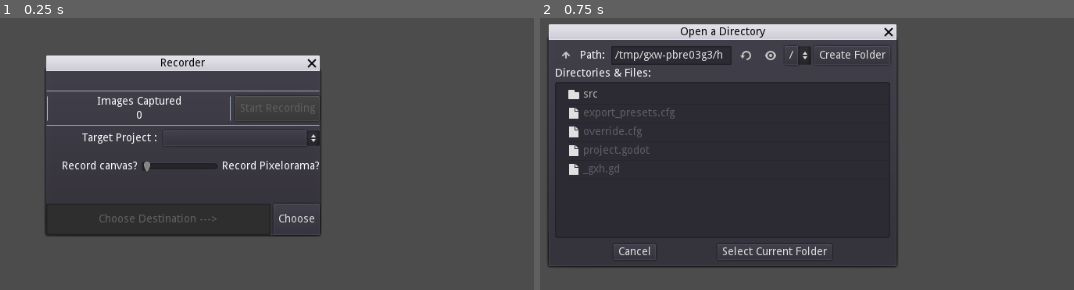
Above: before the commit, frames 1-2 (left to right).
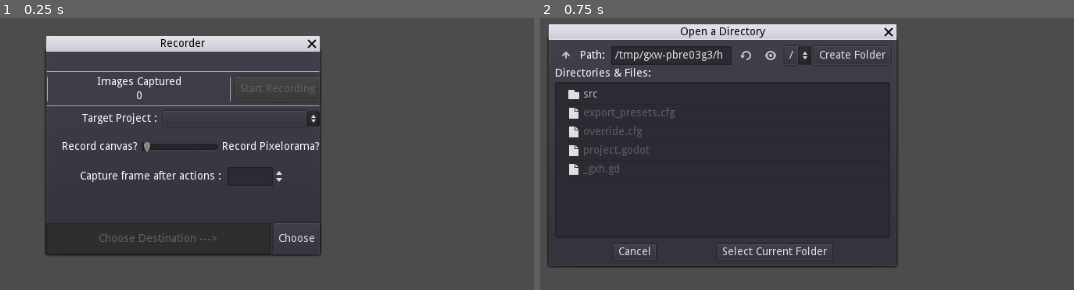
Above: after the commit, the same moments.

Repository: Variable-Interactive/Variable-Store
Game: Godot game, scene res://src/Extensions/Recorder/Dialog/Dialog.tscn
Same seed, same stepped clock (60 frames per second), same inputs: the game is played once before the commit and once after it. This scene is started directly instead of the project's main scene.
Inputs:
- Up to frame 1 (0.25 s): no input
- Up to frame 2 (0.75 s): click "Choose" at 0.5 s

The runs differ from the first frame. In frame 1, 13% of the frame differs, in the area x 8-61%, y 6-88%; in frame 2, nothing differs.
Error before the commit: Invalid call. Nonexistent function 'get_global' in base 'Nil'. (res://src/Extensions/Recorder/Dialog/Dialog.gd:106)
Error after the commit: Invalid call. Nonexistent function 'get_global' in base 'Nil'. (res://src/Extensions/Recorder/Dialog/Dialog.gd:133)

Commit message:
upload Recorder ver 0.2

Diff:
--- a/Code/Recorder/src/Extensions/Recorder/Dialog/Dialog.gd
+++ b/Code/Recorder/src/Extensions/Recorder/Dialog/Dialog.gd
@@ -11,10 +11,14 @@
 var project
 
 var cache :Array = []
+var current_frame_no = -1
 
 var mode = 0
+var chosen_dir = ""
 var save_dir = ""
 var frame_captured = 0
+var skip_amount = 0
+
 
 signal frame_saved
 
@@ -30,17 +34,36 @@
 	connect_undo()
 	cache.clear()
 	frame_captured = 0
+	current_frame_no = skip_amount - 1
 	start_button.text = "Stop Recording"
 	for child in $VBoxContainer.get_children():
 		if !child.is_in_group("visible during recording"):
 			child.visible = false
 	rect_min_size = Vector2(235, 101)
 	rect_size = rect_min_size
+
+	save_dir = chosen_dir
+	# Create a new directory based on time
+	if save_dir.ends_with("/"):
+		save_dir[-1] = ""
+	var folder = str(project.name,
+				 OS.get_time().hour,
+				 "_", OS.get_time().minute,
+				 "_", OS.get_time().second)
+	save_dir = str(save_dir , "/", folder)
+	var dir := Directory.new()
+# warning-ignore:return_value_discarded
+	dir.make_dir_recursive(save_dir)
+
 	capture_frame() # capture first frame
 	$Timer.start()
 
 
 func capture_frame() -> void:
+	current_frame_no += 1
+	if current_frame_no != skip_amount:
+		return
+	current_frame_no = -1
 	var image := Image.new()
 	if mode == Mode.PIXELORAMA:
 		image = get_tree().root.get_viewport().get_texture().get_data()
@@ -70,7 +93,7 @@
 	cache.clear()
 	disconnect_undo()
 	start_button.text = "Start Recording"
-	rect_min_size = Vector2(400, 270)
+	rect_min_size = Vector2(400, 260)
 	for child in $VBoxContainer.get_children():
 		child.visible = true
 
@@ -88,10 +111,6 @@
 	project.undo_redo.connect("version_changed", self, "capture_frame")
 
 
-func _on_Mode_value_changed(value: float) -> void:
-	mode = value
-
-
 func _on_TargetProjectOption_item_selected(index: int) -> void:
 	finalize_recording()
 	project = extension_api.get_global().projects[index]
@@ -99,6 +118,14 @@
 
 func _on_TargetProjectOption_pressed() -> void:
 	refresh_projects_list()
+
+
+func _on_Mode_value_changed(value: float) -> void:
+	mode = value
+
+
+func _on_SpinBox_value_changed(value: float) -> void:
+	skip_amount = value
 
 
 func refresh_projects_list() -> void:
@@ -120,8 +147,8 @@
 
 
 func _on_Path_dir_selected(dir: String) -> void:
-	save_dir = dir
-	path_field.text = save_dir
+	chosen_dir = dir
+	path_field.text = chosen_dir
 	start_button.disabled = false
 
 
--- a/Code/Recorder/src/Extensions/Recorder/Dialog/Dialog.tscn
+++ b/Code/Recorder/src/Extensions/Recorder/Dialog/Dialog.tscn
@@ -4,8 +4,8 @@
 
 [node name="Recorder" type="WindowDialog"]
 margin_right = 350.0
-margin_bottom = 210.0
-rect_min_size = Vector2( 350, 210 )
+margin_bottom = 259.0
+rect_min_size = Vector2( 350, 260 )
 window_title = "Recorder"
 script = ExtResource( 1 )
 __meta__ = {
@@ -137,16 +137,40 @@
 size_flags_horizontal = 3
 text = "Record Pixelorama?"
 
+[node name="Spacer4" type="Control" parent="VBoxContainer"]
+margin_top = 134.0
+margin_right = 350.0
+margin_bottom = 144.0
+rect_min_size = Vector2( 0, 10 )
+
+[node name="SkipActions" type="HBoxContainer" parent="VBoxContainer"]
+margin_top = 148.0
+margin_right = 350.0
+margin_bottom = 172.0
+alignment = 1
+
+[node name="Label" type="Label" parent="VBoxContainer/SkipActions"]
+margin_left = 43.0
+margin_top = 5.0
+margin_right = 228.0
+margin_bottom = 19.0
+text = "Capture frame after actions : "
+
+[node name="SpinBox" type="SpinBox" parent="VBoxContainer/SkipActions"]
+margin_left = 232.0
+margin_right = 306.0
+margin_bottom = 24.0
+
 [node name="Spacer2" type="Control" parent="VBoxContainer"]
-margin_top = 134.0
-margin_right = 350.0
-margin_bottom = 166.0
+margin_top = 176.0
+margin_right = 350.0
+margin_bottom = 216.0
 size_flags_vertical = 3
 
 [node name="Destination" type="HBoxContainer" parent="VBoxContainer"]
-margin_top = 170.0
-margin_right = 350.0
-margin_bottom = 210.0
+margin_top = 220.0
+margin_right = 350.0
+margin_bottom = 260.0
 rect_min_size = Vector2( 0, 40 )
 
 [node name="Path" type="LineEdit" parent="VBoxContainer/Destination"]
@@ -181,6 +205,7 @@
 [connection signal="item_selected" from="VBoxContainer/TargetProject/TargetProjectOption" to="." method="_on_TargetProjectOption_item_selected"]
 [connection signal="pressed" from="VBoxContainer/TargetProject/TargetProjectOption" to="." method="_on_TargetProjectOption_pressed"]
 [connection signal="value_changed" from="VBoxContainer/ScrollContainer/RecordScreen/Mode" to="." method="_on_Mode_value_changed"]
+[connection signal="value_changed" from="VBoxContainer/SkipActions/SpinBox" to="." method="_on_SpinBox_value_changed"]
 [connection signal="pressed" from="VBoxContainer/Destination/Choose" to="." method="_on_Choose_pressed"]
 [connection signal="dir_selected" from="Path" to="." method="_on_Path_dir_selected"]
 [connection signal="timeout" from="Timer" to="." method="_on_Timer_timeout"]
--- a/Code/Recorder/src/Extensions/Recorder/extension.json
+++ b/Code/Recorder/src/Extensions/Recorder/extension.json
@@ -5,5 +5,5 @@
 "license": "MIT",
 "name": "Recorder",
 "nodes": [ "Main.tscn" ],
-"version": "0.1"
+"version": "0.2"
 }
